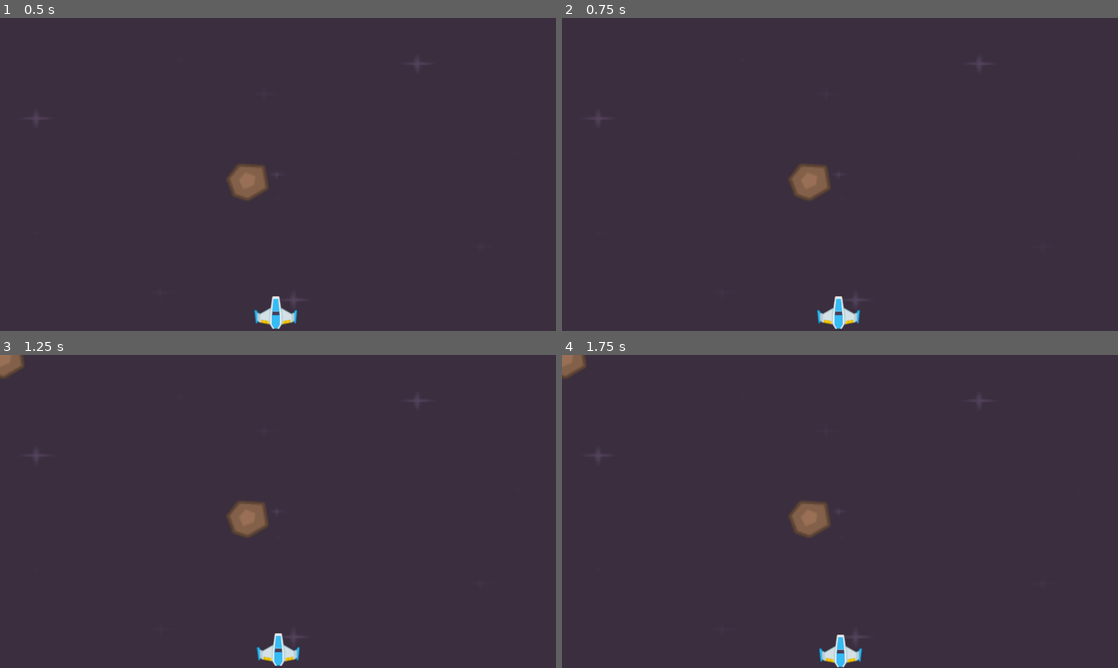
Above: before the commit, frames 1-4 (two rows, left to right).
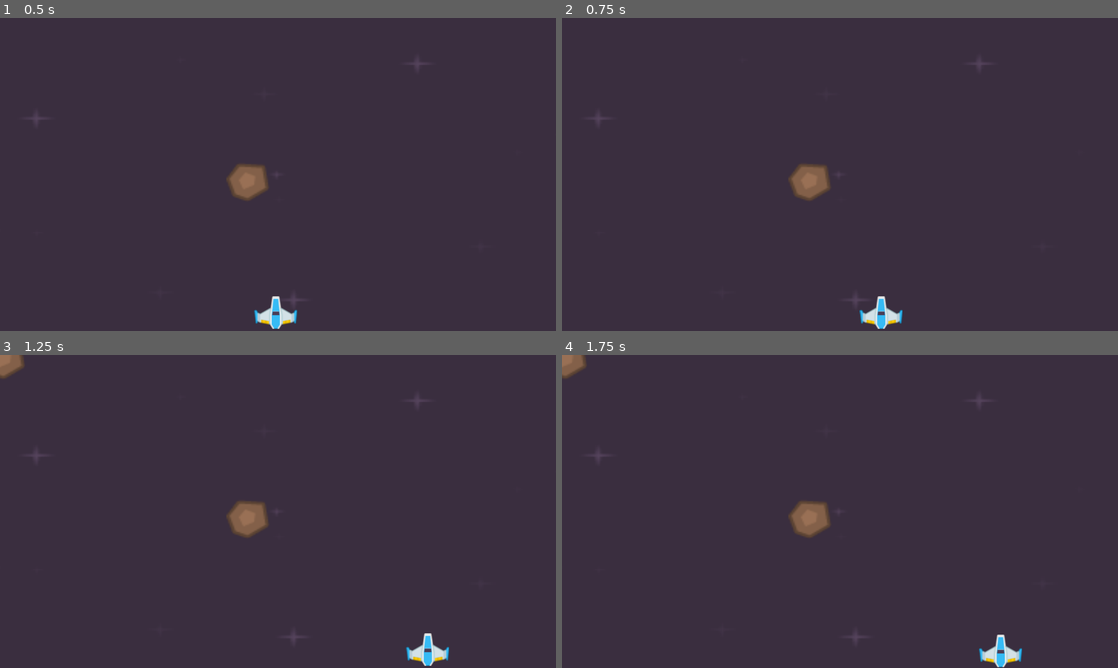
Above: after the commit, the same moments.

Repository: MominulMoon/Space-Shooter-Game
Game: Godot game, scene res://Scene/level.tscn
The game is run twice, just before and just after one commit, with the same random seed, the same clock (stepped at 60 frames per second) and the same inputs.
Inputs:
- Up to frame 1 (0.5 s): no input
- Up to frame 2 (0.75 s): tap Enter at 0.5 s; hold Right (right) from 0.53 s (still down)
- Up to frame 3 (1.25 s): keep holding Right (right)
- Up to frame 4 (1.75 s): release Right (right) at 1.28 s; hold Down (down) from 1.28 s (still down)

Frame 1 is identical in both runs. In frame 2, 0.8% of the frame differs, in the area x 45-62%, y 88-100%; in frame 3, 0.8%; in frame 4, 0.8%, in the area x 46-83%, y 89-100%.

Commit message:
Remove Delta from velocity

Diff:
--- a/Scene/palyer.gd
+++ b/Scene/palyer.gd
@@ -4,5 +4,5 @@
 # Called every frame. 'delta' is the elapsed time since the previous frame.
 func _process(delta: float) -> void:
 	var direction=Input.get_vector("left","right","up","down")
-	velocity =direction*speed*delta
+	velocity =direction*speed
 	move_and_slide()
